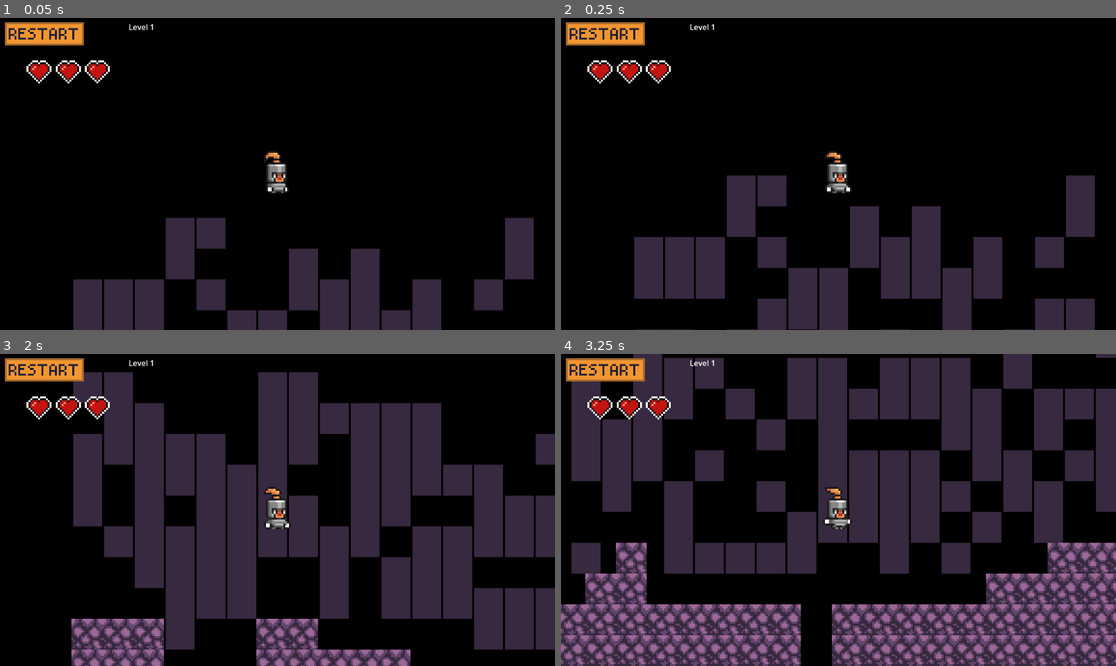
Above: before the commit, frames 1-4 (two rows, left to right).
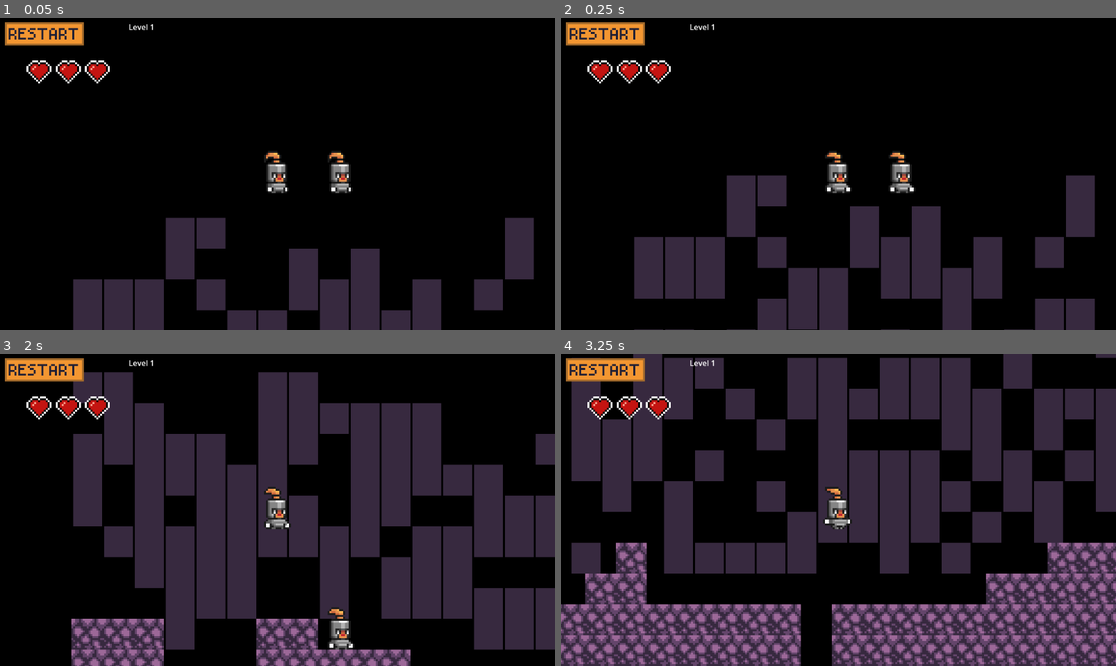
Above: after the commit, the same moments.

Repository: MickeTHS/dtj36_20_team9
Game: Godot game, scene res://Main.tscn
The game is run twice, just before and just after one commit, with the same random seed, the same clock (stepped at 60 frames per second) and the same inputs.
Inputs (mouse positions are in pixels of both pictures, inside the frame that each line leads up to):
- Up to frame 1 (0.05 s): no input
- Up to frame 2 (0.25 s): no input
- Up to frame 3 (2 s): click (44, 369) at 0.5 s; click (44, 369) at 1.25 s
- Up to frame 4 (3.25 s): click (605, 369) at 2 s; tap Enter (attack) at 2.75, 2.85 s; hold D (right) from 2.78 s (still down); tap Space (jump) at 3.02, 3.05 s

The runs differ from the first frame. In frame 1, 0.4% of the frame differs, in the area x 59-64%, y 42-57%; in frame 2, 0.4%; in frame 3, 0.5%, in the area x 59-64%, y 81-95%; in frame 4, nothing differs.

Commit message:
basic AI

Diff:
--- a/Main.tscn
+++ b/Main.tscn
@@ -9,6 +9,7 @@
 [ext_resource type="Texture2D" uid="uid://e11mpqqrxp86" path="res://assets/Knight_A.png" id="5_c6i3y"]
 [ext_resource type="Script" uid="uid://bjgyiqulxmsun" path="res://scripts/platform_generator.gd" id="6_c2ibq"]
 [ext_resource type="Script" uid="uid://d27q2f5vleaw4" path="res://scripts/ui.gd" id="7_j4qnp"]
+[ext_resource type="Script" uid="uid://d2va8dq0p3ppn" path="res://scripts/enemy.gd" id="8_5vvyt"]
 [ext_resource type="Texture2D" uid="uid://072r7kge6fyu" path="res://assets/button_restart.png" id="8_fpfj3"]
 [ext_resource type="Texture2D" uid="uid://brbyjuhxev8me" path="res://assets/hearts.png" id="9_sc1dx"]
 
@@ -307,6 +308,22 @@
 [node name="AttackTimer" type="Timer" parent="PlayerCharacter"]
 one_shot = true
 
+[node name="EnemyCharacter1" type="CharacterBody2D" parent="." node_paths=PackedStringArray("player")]
+position = Vector2(140, -29)
+script = ExtResource("8_5vvyt")
+player = NodePath("../PlayerCharacter")
+
+[node name="CollisionShape2D" type="CollisionShape2D" parent="EnemyCharacter1"]
+shape = SubResource("CapsuleShape2D_1d40f")
+
+[node name="AnimatedSprite2D" type="AnimatedSprite2D" parent="EnemyCharacter1"]
+position = Vector2(0, 7)
+sprite_frames = SubResource("SpriteFrames_k8iq5")
+animation = &"attack"
+
+[node name="AttackTimer" type="Timer" parent="EnemyCharacter1"]
+one_shot = true
+
 [node name="LevelGenerator" type="Node2D" parent="." node_paths=PackedStringArray("door_area", "ground_tilemap", "background_tilemap")]
 script = ExtResource("6_c2ibq")
 door_area = NodePath("../Level/DoorArea2D")
@@ -367,4 +384,5 @@
 
 [connection signal="body_entered" from="Level/DoorArea2D" to="Level" method="_on_door_area_2d_body_entered"]
 [connection signal="timeout" from="PlayerCharacter/AttackTimer" to="PlayerCharacter" method="_on_attack_timer_timeout"]
+[connection signal="timeout" from="EnemyCharacter1/AttackTimer" to="EnemyCharacter1" method="_on_attack_timer_timeout"]
 [connection signal="pressed" from="UILayer/RestartButton" to="." method="_on_restart_button_pressed"]
--- /dev/null
+++ b/scripts/enemy.gd
@@ -0,0 +1,175 @@
+class_name EnemyCharacter
+extends CharacterBody2D
+
+@export var player: PlayerCharacter
+
+@export var move_to_player: bool = false
+@export var keep_distance_player: bool = false
+
+@export var base_speed: float = 50.0
+@export var speed_variation: float = 30.0
+@export var preferred_distance: float = 80.0
+@export var preferred_distance_variation: float = 40.0
+@export var preferred_distance_tolerance: float = 10.0
+@export var attack_range: float = 25.0
+@export var attack_duration: float = 0.5
+
+const JUMP_VELOCITY := -150.0
+
+@export var stuck_time_before_jump: float = 0.4
+@export var stuck_distance_threshold: float = 2.0
+
+var move_speed: float = 60.0
+
+var just_attacked: bool = false
+var attacking: bool = false
+
+var gravity: float = ProjectSettings.get_setting("physics/2d/default_gravity")
+
+var _last_x: float = 0.0
+var _stuck_timer: float = 0.0
+
+@onready var anim_sprite: AnimatedSprite2D = $AnimatedSprite2D
+@onready var attack_timer: Timer = $AttackTimer
+
+
+func _randomize() -> void:
+	# Randomize behavior and stats for this enemy
+
+	move_to_player = false
+	keep_distance_player = false
+
+	var mode: int = randi() % 2
+	match mode:
+		0:
+			move_to_player = true
+			print("move_to_player")
+		1:
+			keep_distance_player = true
+			print("keep_distance_player")
+
+	# Randomize speed a bit
+	move_speed = base_speed + randf_range(-speed_variation, speed_variation)
+	if move_speed < 10.0:
+		move_speed = 10.0
+
+	# Randomize preferred distance if using distance-based AI
+	preferred_distance += randf_range(-preferred_distance_variation, preferred_distance_variation)
+	if preferred_distance < 10.0:
+		preferred_distance = 10.0
+
+
+func _ready() -> void:
+	# Each enemy gets its own random behavior/stats
+	_randomize()
+
+	anim_sprite.play("idle")
+	if attack_timer:
+		attack_timer.one_shot = true
+
+	_last_x = global_position.x
+
+
+func _physics_process(delta: float) -> void:
+	# Apply gravity
+	if not is_on_floor():
+		velocity.y += gravity * delta
+
+	var direction: float = _get_ai_direction()
+
+	# Horizontal movement
+	if not attacking:
+		if direction != 0.0:
+			velocity.x = direction * move_speed
+		else:
+			velocity.x = move_toward(velocity.x, 0.0, move_speed)
+	else:
+		# During attack, optionally stop moving
+		velocity.x = 0.0
+
+	# Check if stuck and maybe jump
+	_handle_stuck_and_jump(delta, direction)
+
+	# Simple attack check
+	_check_attack()
+
+	# Move the character
+	move_and_slide()
+
+	# --- ANIMATION STATE ---
+	if not is_on_floor():
+		if velocity.y < 0.0:
+			anim_sprite.play("jump")
+	elif attacking:
+		anim_sprite.play("attack")
+	else:
+		if abs(velocity.x) > 10.0:
+			anim_sprite.play("walk")
+		else:
+			anim_sprite.play("idle")
+
+	# Flip sprite based on movement direction
+	if direction != 0.0:
+		anim_sprite.flip_h = direction < 0.0
+
+
+func _get_ai_direction() -> float:
+	if player == null:
+		return 0.0
+
+	var dx: float = player.global_position.x - global_position.x
+	var dist: float = abs(dx)
+
+	var dir: float = 0.0
+	var sign_x: float = 0.0
+	if dx > 0.0:
+		sign_x = 1.0
+	elif dx < 0.0:
+		sign_x = -1.0
+
+	if move_to_player:
+		dir = sign_x
+	elif keep_distance_player:
+		if dist < preferred_distance - preferred_distance_tolerance:
+			dir = -sign_x # too close, back away
+		elif dist > preferred_distance + preferred_distance_tolerance:
+			dir = sign_x  # too far, approach
+		else:
+			dir = 0.0     # good distance
+
+	return dir
+
+
+func _handle_stuck_and_jump(delta: float, direction: float) -> void:
+	# Only care about being stuck if trying to move on the floor and not attacking
+	if is_on_floor() and not attacking and abs(direction) > 0.0:
+		var moved_x: float = abs(global_position.x - _last_x)
+
+		if moved_x < stuck_distance_threshold:
+			_stuck_timer += delta
+			if _stuck_timer >= stuck_time_before_jump:
+				velocity.y = JUMP_VELOCITY
+				_stuck_timer = 0.0
+		else:
+			_stuck_timer = 0.0
+	else:
+		_stuck_timer = 0.0
+
+	_last_x = global_position.x
+
+
+func _check_attack() -> void:
+	if player == null or attacking:
+		return
+
+	var dx: float = player.global_position.x - global_position.x
+	var dist: float = abs(dx)
+
+	if dist <= attack_range and is_on_floor():
+		attacking = true
+		if attack_timer:
+			attack_timer.start(attack_duration)
+
+
+func _on_attack_timer_timeout() -> void:
+	attacking = false
Not shown: 1 places in Main.tscn that only renumber resources
Not shown, added: scripts/enemy.gd.uid
